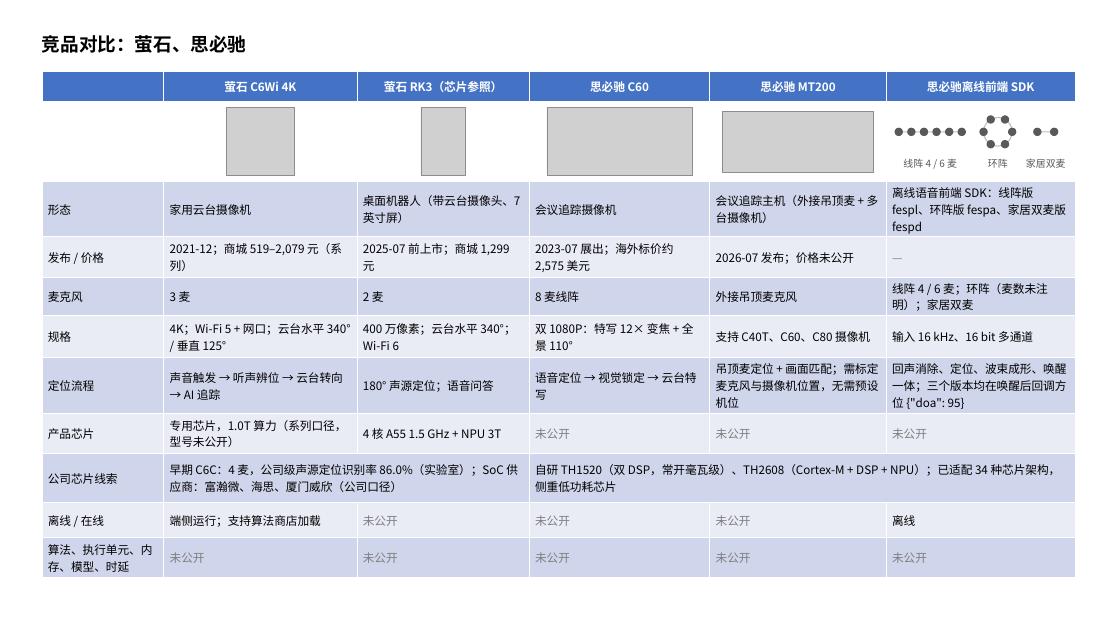
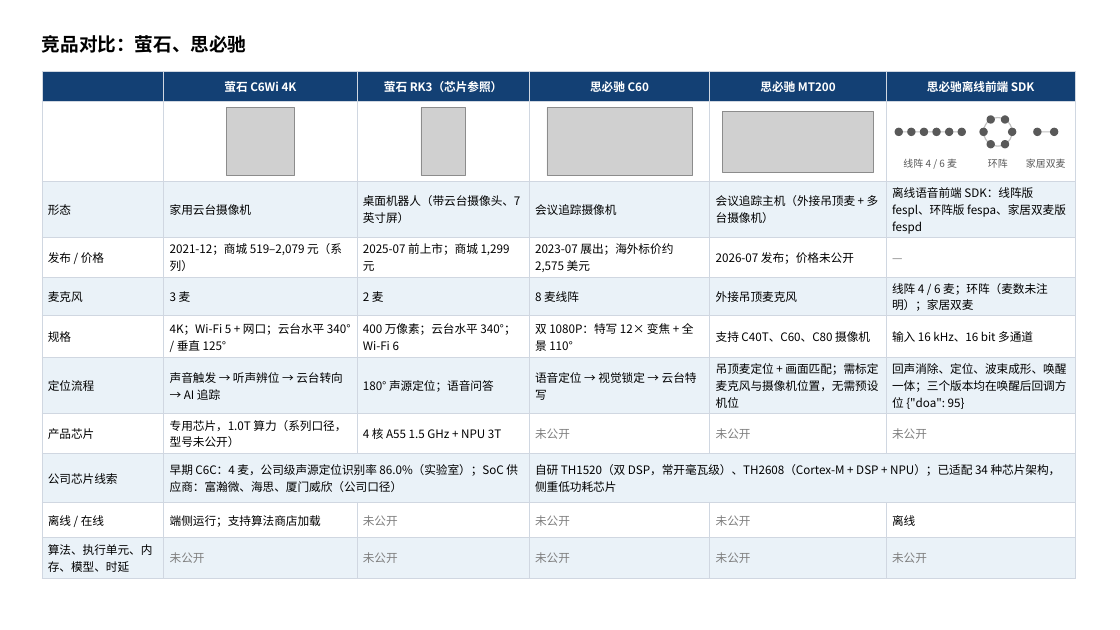
Before and after one commit to ZeroFoxxi/ssl-scene1, a slide deck: slide 1 of 竞品补充页_精简版.pptx. Drawn at 1120x630 pixels with LibreOffice and Linux fonts; fonts in the diff are those of the drawing; grey boxes stand for pictures. Boxes give left, top, right and bottom in pixels: in the first picture for what was removed or moved away, otherwise in the second. Text is boxed around its words. In the diff, an @@ line names an element or a change of style, - is before the commit and + after.

```diff
--- a/竞品补充页_精简版.pptx
+++ b/竞品补充页_精简版.pptx
@@ table at <box>42,71,1075,576</box> @@
@@ fill #4472C4 to #134074 in row 1 @@
@@ fill #CFD5EA to #EAF2F8 in 27 cells @@
@@ fill #E9EBF5 to #FFFFFF in 24 cells @@
@@ borders changed @@
```
Also in this commit, not shown: 2 other slides changed, 2 other files.
